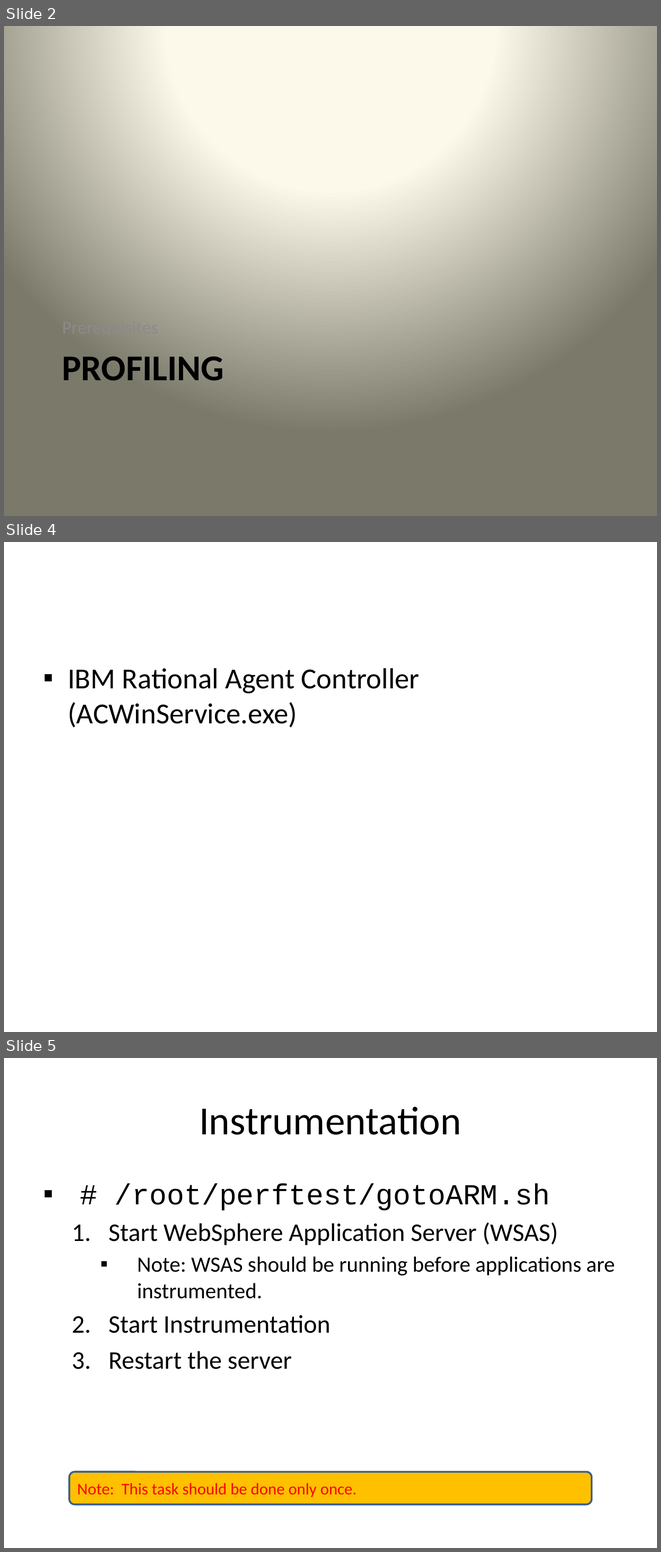
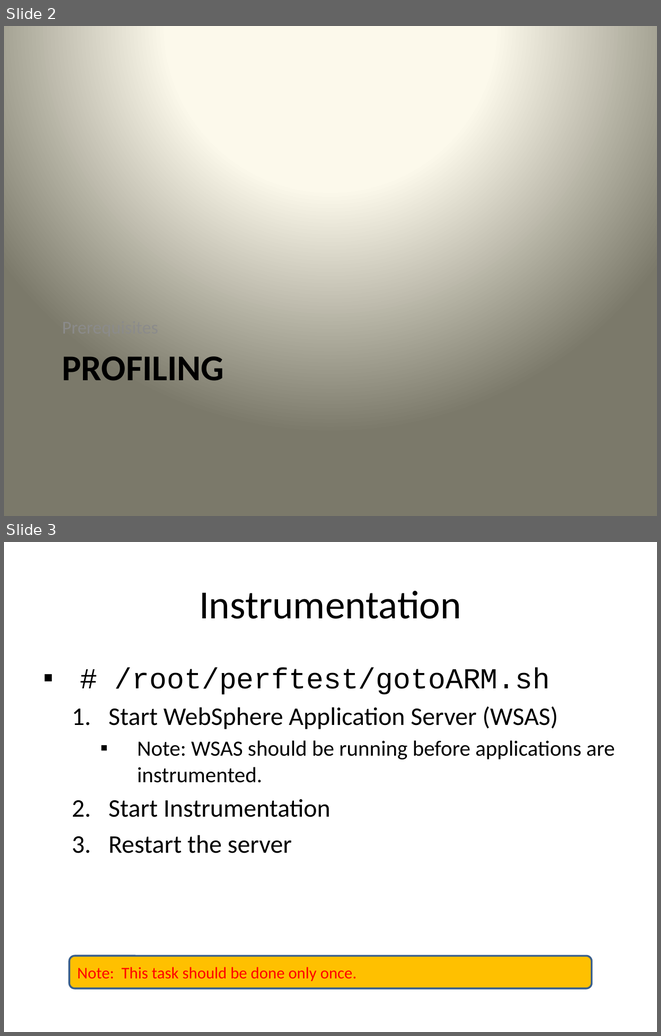
Before and after one commit to wsgan001/asegrp, a slide deck: papers/DRCPA/docs/PerfTest - Profiling.pptx. Shown one above the other, each under a label of ours: slides 2, 4 and 5 before the commit, slides 2 and 3 after it; the slides between them are not shown. The pictures are 661x1552 and 661x1036 pixels, drawn with LibreOffice and Linux fonts; fonts in the diff are those of the drawing. Boxes give left, top, right and bottom in pixels: in the first picture for what was removed or moved away, otherwise in the second. Text is boxed around its words. In the diff, an @@ line names an element or a change of style, - is before the commit and + after.

```diff
--- a/papers/DRCPA/docs/PerfTest - Profiling.pptx
+++ b/papers/DRCPA/docs/PerfTest - Profiling.pptx
@@ slide 4 removed at (x1=4, y1=542, x2=657, y2=1032), background #FFFFFF @@
@@ text removed at (x1=68, y1=668, x2=420, y2=728) @@
-▪ IBM Rational Agent Controller (ACWinService.exe)
@@ what was slide 5 is now slide 3 @@
```
Also in this commit, not shown: 4 slides changed, 5 slides added, 1 other slide removed.
